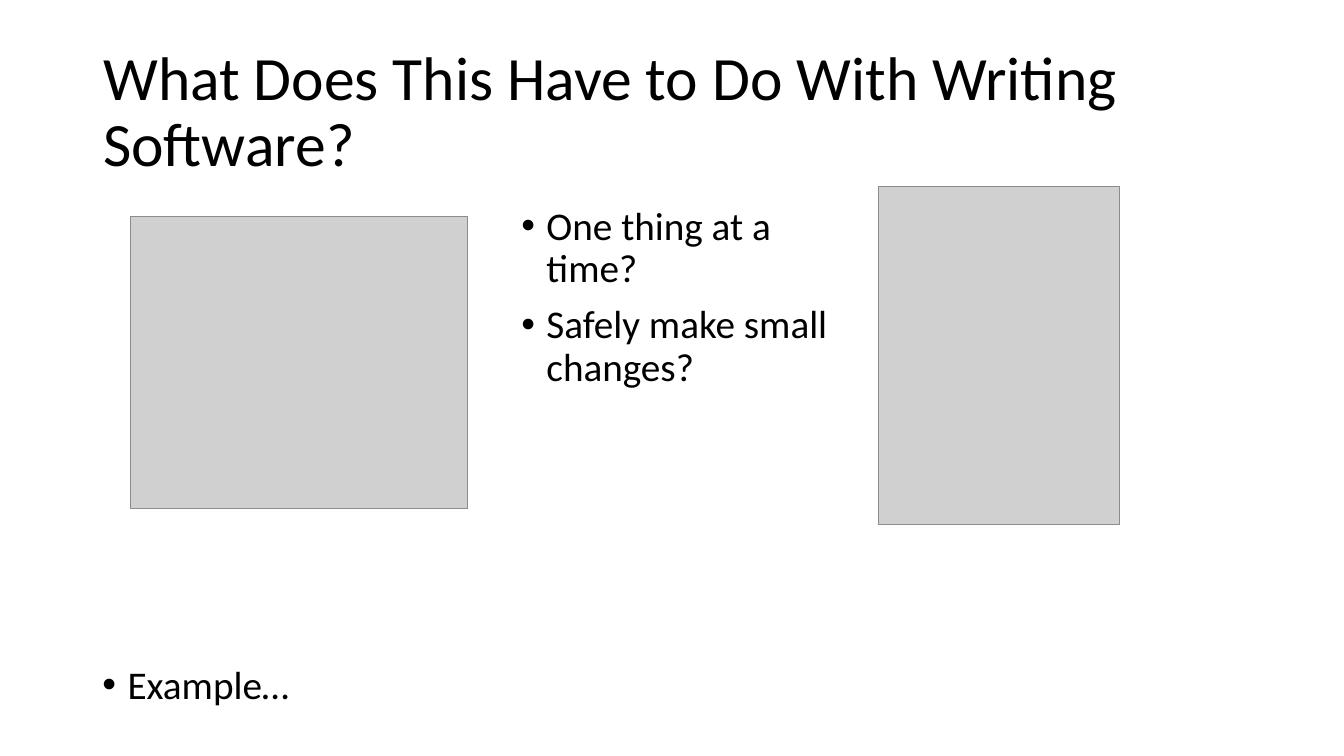
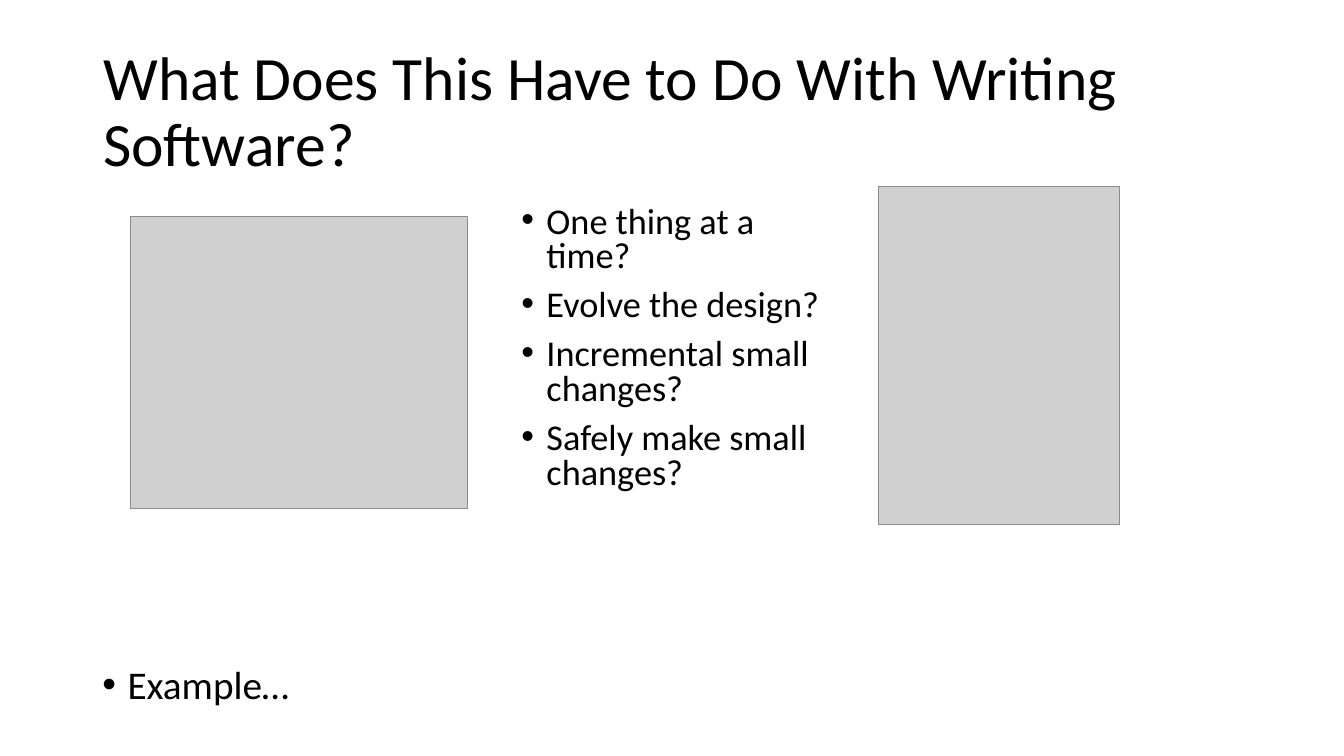
Before and after one commit to jamessdixon/REPL-Driven-Development, a slide deck: slide 13 of REPL-Driven-Development.pptx. Drawn at 1344x756 pixels with LibreOffice and Linux fonts; fonts in the diff are those of the drawing; grey boxes stand for pictures. Boxes give left, top, right and bottom in pixels: in the first picture for what was removed or moved away, otherwise in the second. Text is boxed around its words. In the diff, an @@ line names an element or a change of style, - is before the commit and + after.

Commit message:
more ppt changes

```diff
--- a/REPL-Driven-Development.pptx
+++ b/REPL-Driven-Development.pptx
@@ text at (546, 208, 806, 492): size 28 to 25.9 pt in "One thing at a time?", "Safely make small changes?"; line spacing 0.9 to 0.8 @@
@@ text at (546, 291, 818, 408): paragraphs added @@
+• Evolve the design?
+• Incremental small changes?
```
Also in this commit, not shown: 3 other slides changed.
